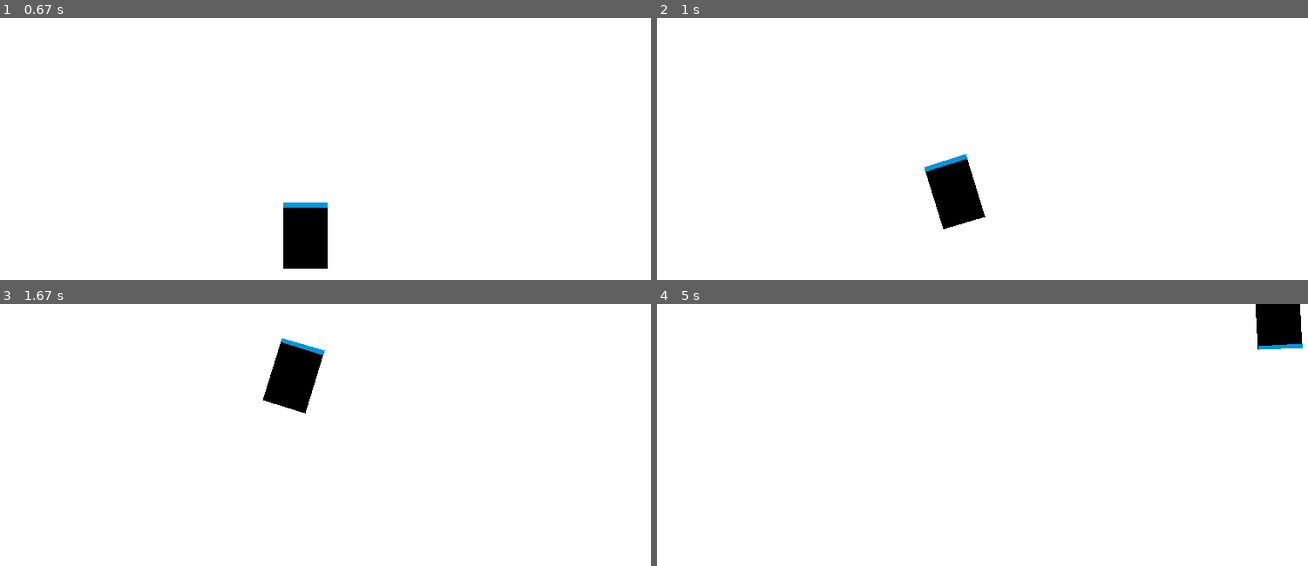
Above: before the commit, frames 1-4 (two rows, left to right).
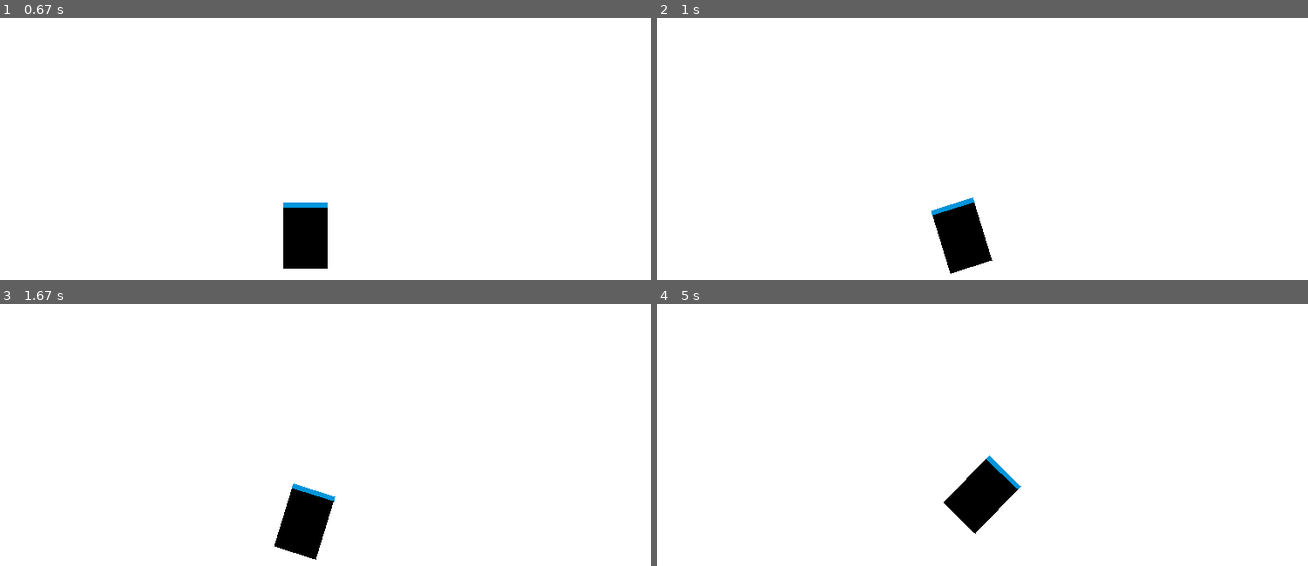
Above: after the commit, the same moments.

Repository: Wooyceps/mobile-robot-pygame-simulation
Game: pygame game, started from main.py
The game is run twice, just before and just after one commit, with the same random seed, the same clock (stepped at 60 frames per second) and the same inputs.
Inputs (mouse positions are in pixels of both pictures, inside the frame that each line leads up to):
- Up to frame 1 (0.67 s): click (305, 235) at 0.38 s
- Up to frame 2 (1 s): click (930, 253) at 0.72 s
- Up to frame 3 (1.67 s): click (559, 508) at 1.05 s
- Up to frame 4 (5 s): click (774, 524) at 1.88 s; click (outside the picture) at 2.22 s; click (1080, 369) at 2.55 s; click (outside the picture) at 2.88 s; click (975, 374) at 3.22 s; click (outside the picture) at 3.55 s; click (936, 448) at 3.88 s; click (1119, 487) at 4.22 s; click (663, 424) at 4.55 s; click (1203, 510) at 4.88 s

Frame 1 is identical in both runs. In frame 2, 2.5% of the frame differs, in the area x 41-52%, y 51-98%; in frame 3, 3.4%, in the area x 40-52%, y 12-98%; in frame 4, 2.9%.

Commit message:
getting to the mouse position in a two phased movement

Diff:
--- a/AMR.py
+++ b/AMR.py
@@ -13,18 +13,15 @@
     def __init__(self, x=WIDTH // 2, y=HEIGHT // 2):
         self.width, self.height = 50, 75
         self.x, self.y = WIDTH // 2, HEIGHT // 2
-        self.angle_rad = 0  # angle > 0 => rotated left
+        self.angle_rad = 0
         self.color = BLACK
         self.front_color = AIUT_BLUE
-        self.lin_speed = 3 # pixels per frame
-        self.rot_speed_deg = 1  # degree per frame
+        self.lin_speed = 3
+        self.rot_speed_deg = 1
         self.leave_track = False
         self.coord_memory = []
         self.plan_trajectory = False
         self.target = None
-
-    def print_dof(self):
-        print(f"x = {round(self.x, 2)}, y = {round(self.y, 2)}, angle = {round(self.angle_rad * 180 / math.pi, 2)}")
 
     def handle_movement(self, keys, mouse):
         if mouse:
@@ -44,13 +41,11 @@
     def move_fwd_bwd(self, direction):
         self.y += self.lin_speed * math.cos(self.angle_rad) * direction
         self.x += self.lin_speed * math.sin(self.angle_rad) * direction
-        self.print_dof()
         self.coord_memory.append((self.x, self.y))
 
     def rotate(self, direction):
         self.angle_rad += self.rot_speed_deg * math.pi / 180 * direction
         self.angle_rad %= 2 * math.pi
-        self.print_dof()
 
     def draw_waypoints(self):
         for idx, coords in enumerate(self.coord_memory):
@@ -65,8 +60,8 @@
         points = []
 
         half_diag = math.sqrt((self.height / 2) ** 2 + (self.width / 2) ** 2)
-        rect_ang = math.atan2(self.height / 2, self.width / 2)  # from x-axis perspective
-        rect_angles = [rect_ang, -rect_ang + math.pi, rect_ang + math.pi, -rect_ang]  # angle to each corner
+        rect_ang = math.atan2(self.height / 2, self.width / 2)
+        rect_angles = [rect_ang, -rect_ang + math.pi, rect_ang + math.pi, -rect_ang]
 
         for angle in rect_angles:
             y_offset = -1 * half_diag * math.sin(angle + self.angle_rad)
@@ -80,9 +75,9 @@
 
         half_diag_outer = math.sqrt((self.height / 2) ** 2 + (self.width / 2) ** 2)
         half_diag_inner = math.sqrt((self.height / 2 - 5) ** 2 + (self.width / 2) ** 2)
-        rect_ang_outer = math.atan2(self.height / 2, self.width / 2)  # from x-axis perspective
-        rect_ang_inner = math.atan2(self.height / 2 - 5, self.width / 2)  # from x-axis perspective
-        rect_angles = [rect_ang_outer, -rect_ang_outer + math.pi, -rect_ang_inner + math.pi, rect_ang_inner]  # angle to each corner
+        rect_ang_outer = math.atan2(self.height / 2, self.width / 2)
+        rect_ang_inner = math.atan2(self.height / 2 - 5, self.width / 2)
+        rect_angles = [rect_ang_outer, -rect_ang_outer + math.pi, -rect_ang_inner + math.pi, rect_ang_inner]
 
         for idx, angle in enumerate(rect_angles):
             if idx < 2:
@@ -101,14 +96,14 @@
         target_angle_rad = math.atan2(self.x - self.target[0], self.y - self.target[1])
         if target_angle_rad < 0:
             target_angle_rad += 2 * math.pi
-        angle_diff_rad = target_angle_rad - self.angle_rad # angular distance to cover
-        # print(f"target_angle = {round(target_angle_rad * 180 / math.pi, 2)}, angle_diff = {round(abs(angle_diff_rad) * 180 / math.pi, 2)}")
-        if abs(angle_diff_rad) * 180/math.pi > 1:   # if remaining angle to cover is more than 1 degree
+        angle_diff_rad = target_angle_rad - self.angle_rad
+        if abs(angle_diff_rad) * 180/math.pi > 1:
             if angle_diff_rad < - math.pi or (0 < angle_diff_rad < math.pi):
                 self.rotate(1)
             else:
                 self.rotate(-1)
-        if math.sqrt((self.x - self.target[0]) ** 2 + (self.y - self.target[1]) ** 2) > 5:  # if distance to target is more than 5 pixels
-            self.move_fwd_bwd(-1)
         else:
-            self.plan_trajectory = False
+            if math.sqrt((self.x - self.target[0]) ** 2 + (self.y - self.target[1]) ** 2) > 5:
+                self.move_fwd_bwd(-1)
+            else:
+                self.plan_trajectory = False
